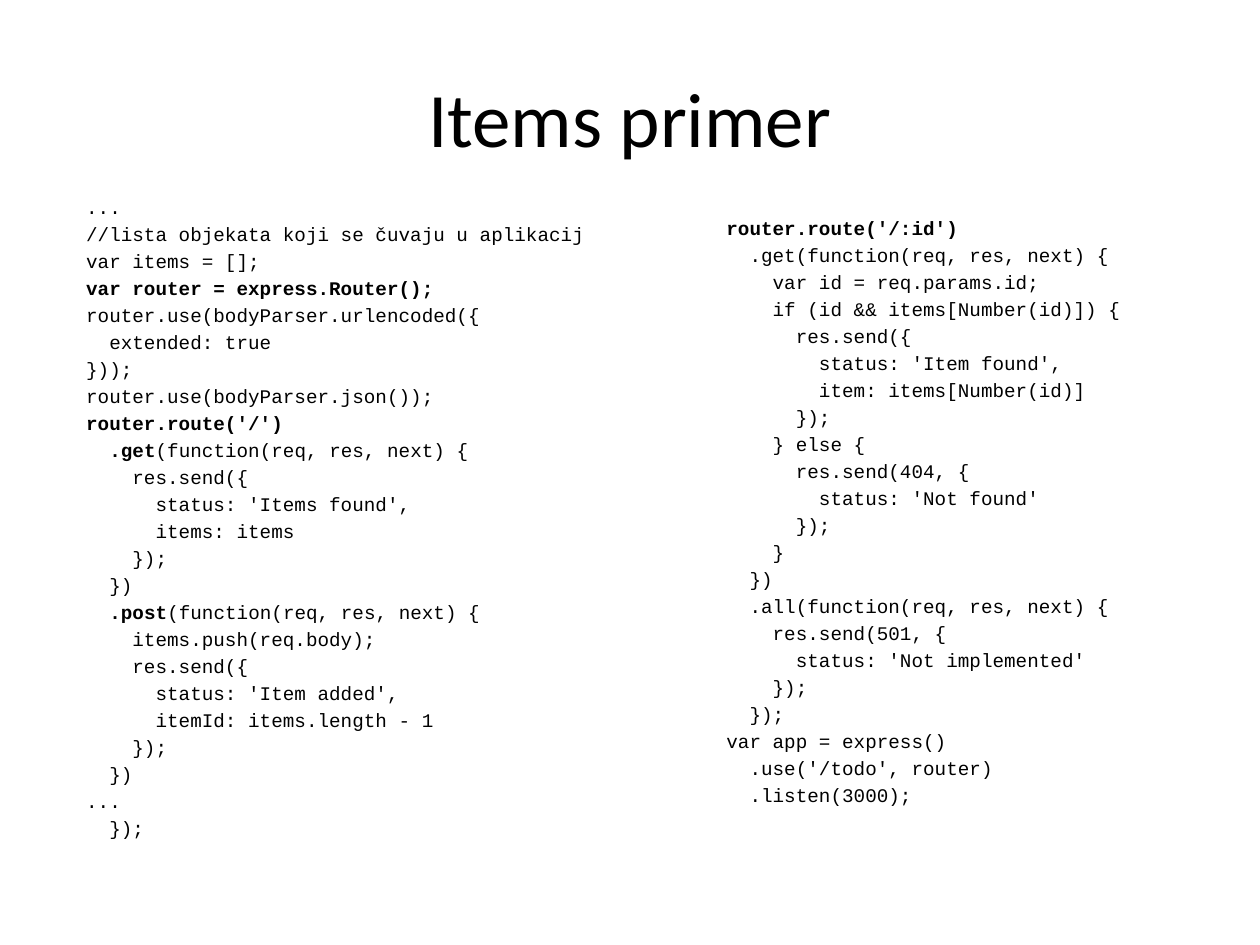
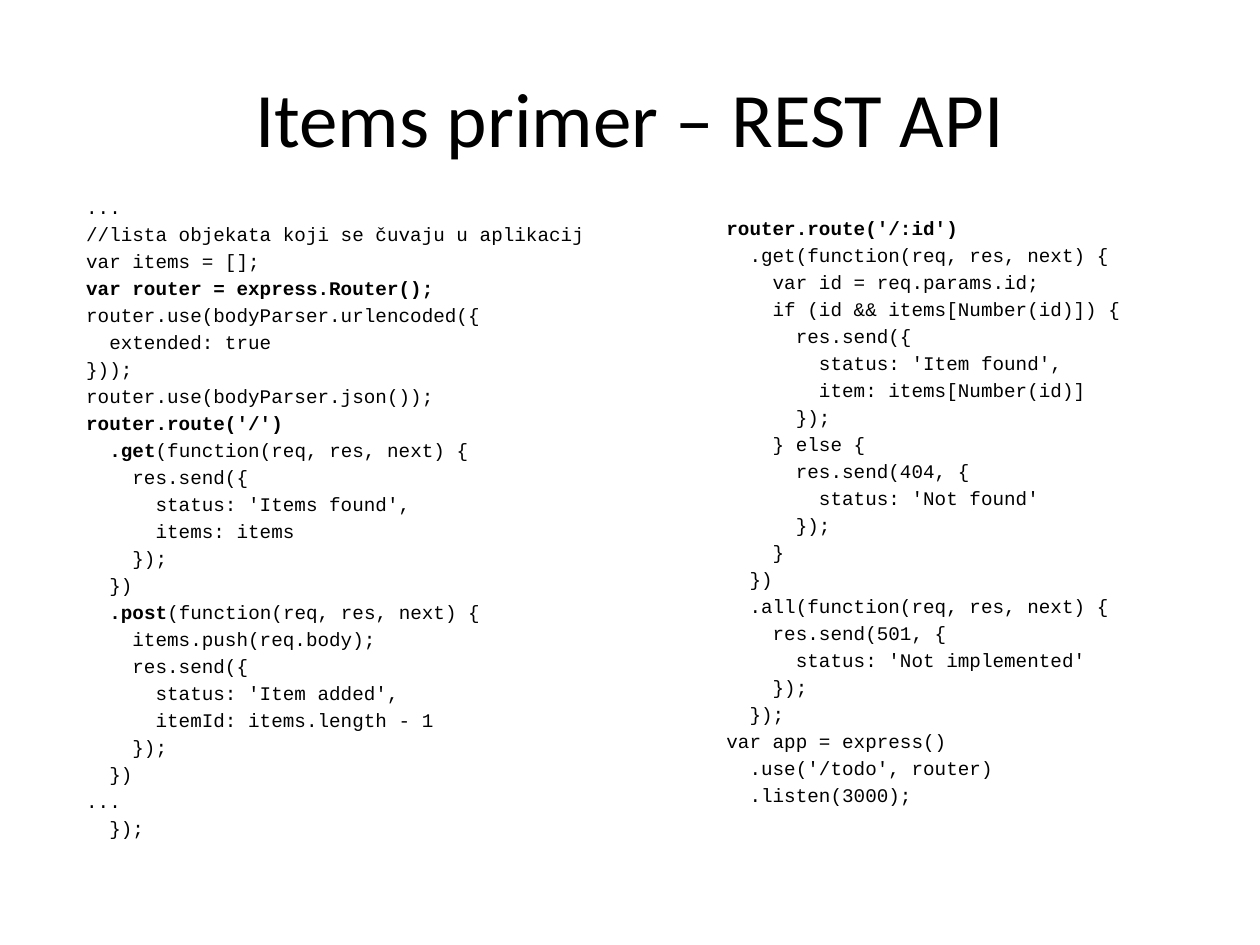
Before and after one commit to XWS2016/BackEnd, a slide deck: slide 26 of 02_REST_servisi/BackEnd_02_REST_servisi.pptx. Drawn at 1260x945 pixels with LibreOffice and Linux fonts; fonts in the diff are those of the drawing. Boxes give left, top, right and bottom in pixels: in the first picture for what was removed or moved away, otherwise in the second. Text is boxed around its words. In the diff, an @@ line names an element or a change of style, - is before the commit and + after.

Commit message:
REST servisi

```diff
--- a/02_REST_servisi/BackEnd_02_REST_servisi.pptx
+++ b/02_REST_servisi/BackEnd_02_REST_servisi.pptx
@@ title at (x1=255, y1=94, x2=1004, y2=160): text changed @@
-Items primer
+Items primer – REST API
```
Also in this commit, not shown: 14 slides added, 12 other files.
